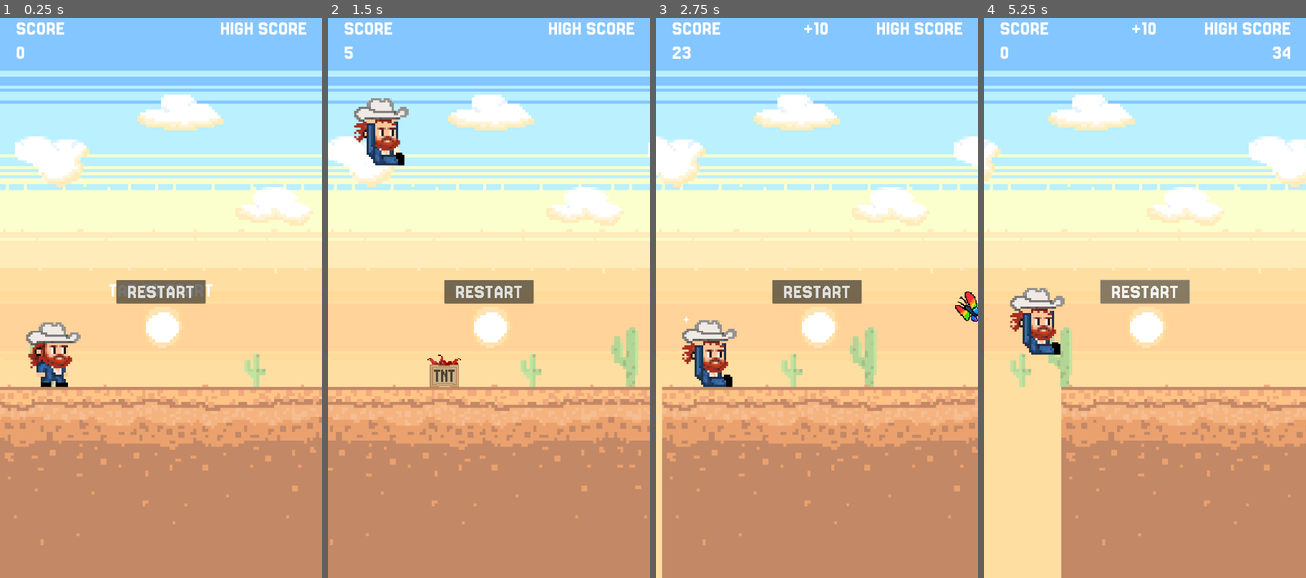
Above: before the commit, frames 1-4 (left to right).
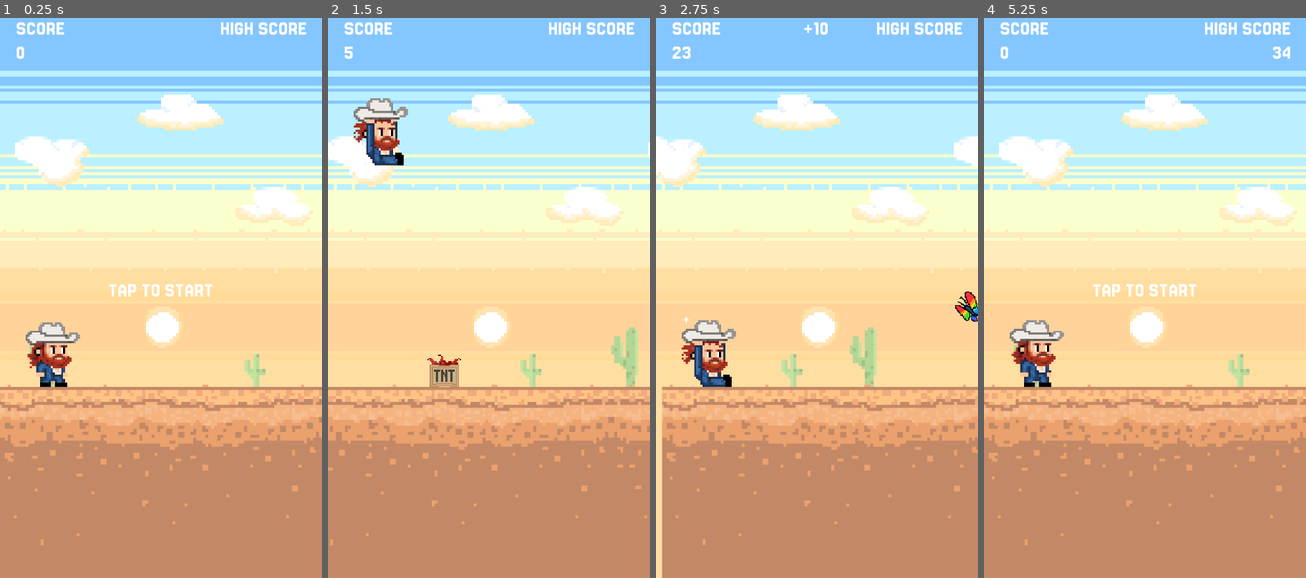
Above: after the commit, the same moments.

Repository: rgomezp/cowboy-game
Game: Godot game, scene res://scenes/main.tscn
The game is run twice, just before and just after one commit, with the same random seed, the same clock (stepped at 60 frames per second) and the same inputs.
Inputs:
- Up to frame 1 (0.25 s): no input
- Up to frame 2 (1.5 s): tap Enter (ui_accept) at 0.5, 0.77 s
- Up to frame 3 (2.75 s): tap Enter (ui_accept) at 1.52 s; hold Down (ui_down) from 2.03 s (still down)
- Up to frame 4 (5.25 s): release Down (ui_down) at 2.78 s; tap Enter (ui_accept) at 3.02, 3.77, 4.52 s; hold Down (ui_down) 4.28-5 s; click "RESTART" at 5 s

The runs differ from the first frame. In frame 1, 1.4% of the frame differs, in the area x 8-64%, y 46-66%; in frame 2, 1.5%; in frame 3, 1.5%; in frame 4, 21%, in the area x 0-100%, y 0-100%.
Error before the commit: Parse Error: Identifier "GameConstants" not declared in the current scope. (res://scenes/specials/special.gd:41)

Commit message:
Enables Area2D monitoring
Enables the monitoring property on the butterfly's Area2D node.

This allows collision detection to function correctly for the butterfly obstacle.

Diff:
--- /dev/null
+++ b/scenes/GameConstants.gd
@@ -0,0 +1,5 @@
+class_name GameConstants
+
+# Game-wide constants
+# Spawn offset from screen edge for spawning objects
+const SPAWN_OFFSET: float = 100.0
--- a/scenes/obstacles/butterfly.tscn
+++ b/scenes/obstacles/butterfly.tscn
@@ -80,6 +80,7 @@
 size = Vector2(78.5, 60.5)
 
 [node name="Butterfly" type="Area2D"]
+monitorable = true
 
 [node name="AnimatedSprite2D" type="AnimatedSprite2D" parent="."]
 texture_filter = 1
Not shown, added: scenes/GameConstants.gd.uid
